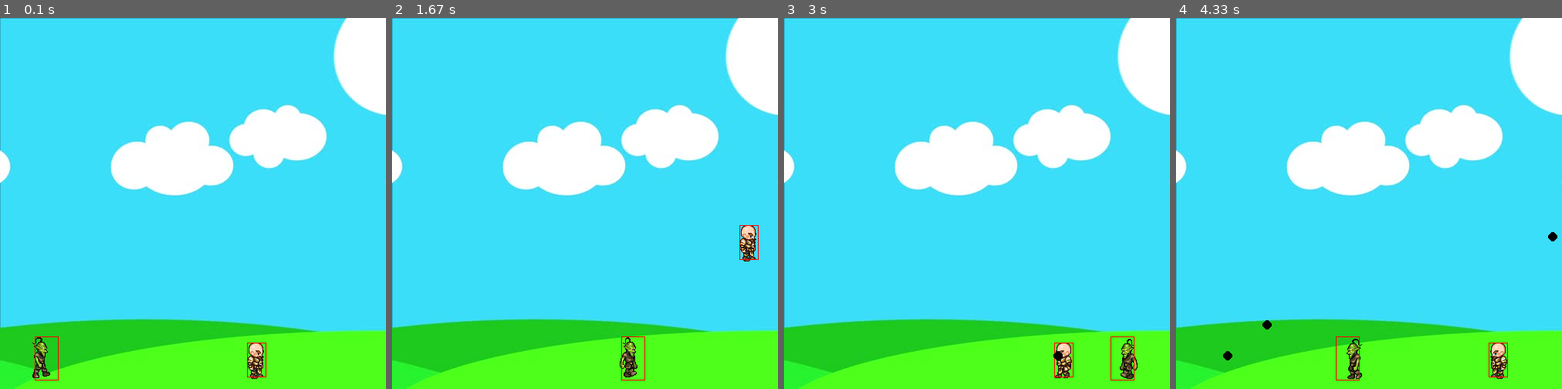
Above: before the commit, frames 1-4 (left to right).
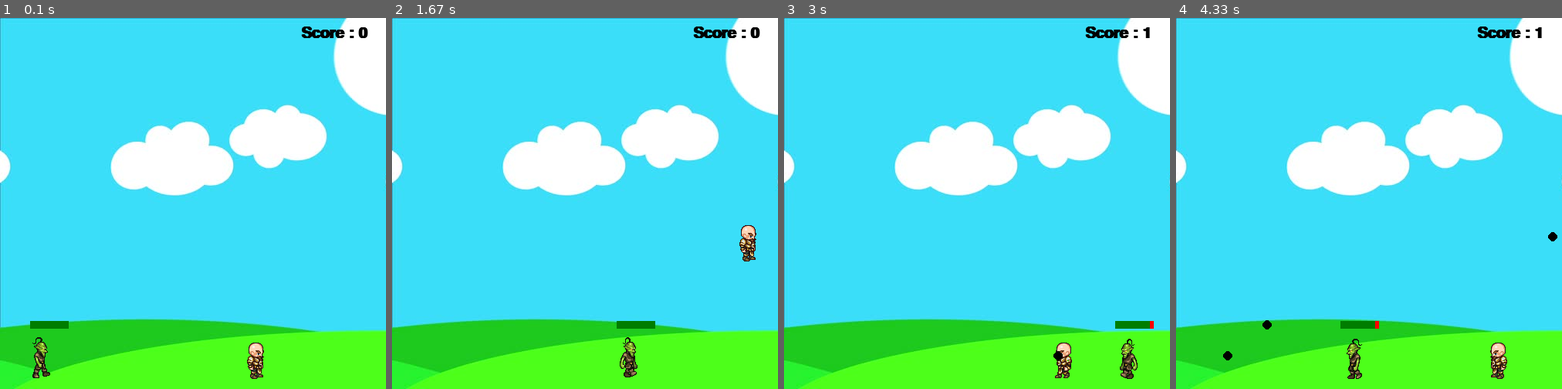
Above: after the commit, the same moments.

Repository: shunny13/PygameTutorial
Game: pygame game, started from main.py
Two runs of this game, one before a commit and one after it. Both use one fixed random seed, a clock stepped at 60 frames per second and the inputs below.
Inputs:
- Up to frame 1 (0.1 s): no input
- Up to frame 2 (1.67 s): hold Space 0.33-0.8 s; hold Right 0.33-0.8 s; hold Right 0.83-1.3 s; tap Space at 0.9, 1.2, 1.4 s; hold Up 1.33-1.63 s
- Up to frame 3 (3 s): hold Right 1.67-2.13 s; tap Space at 1.73, 2.03, 2.23, 2.53, 2.8 s; hold Left 2.17-2.7 s; hold Left from 2.73 s (still down)
- Up to frame 4 (4.33 s): tap Space at 3.1, 3.23, 3.63, 3.93, 4.3 s; release Left at 3.13 s; hold Up 3.17-3.53 s; hold Right 3.57-4.2 s; hold Left from 4.23 s (still down)

The runs differ from the first frame. In frame 1, 0.6% of the frame differs, in the area x 7-96%, y 2-98%; in frame 2, 0.6%; in frame 3, 0.6%; in frame 4, 0.6%.

Commit message:
PROJECT OVER

Diff:
--- a/ennemy.py
+++ b/ennemy.py
@@ -26,6 +26,8 @@
         self.path = [self.x, self.end]
         self.walkCount = 0
         self.vel = vel
+        self.health = 10
+        self.visible = True
 
         self.hitx = self.x+17
         self.hity = self.y+2
@@ -36,18 +38,22 @@
 
     def draw(self, win):
         self.move()
-        if self.walkCount + 1 >= 33:
-            self.walkCount = 0
-        if self.vel > 0:
-            win.blit(self.walkRight[self.walkCount // 3], (self.x, self.y))
-            self.walkCount += 1
-        else:
-            win.blit(self.walkLeft[self.walkCount // 3], (self.x, self.y))
-            self.walkCount += 1
-        self.hitx = self.x+17
-        self.hity = self.y+2
-        self.hitbox = (self.x+17, self.y+2, 31, 57)
-        pygame.draw.rect(win, (255, 0, 0), self.hitbox, 1)
+        if self.visible:
+            if self.walkCount + 1 >= 33:
+                self.walkCount = 0
+            if self.vel > 0:
+                win.blit(self.walkRight[self.walkCount // 3], (self.x, self.y))
+                self.walkCount += 1
+            else:
+                win.blit(self.walkLeft[self.walkCount // 3], (self.x, self.y))
+                self.walkCount += 1
+            self.hitx = self.x+17
+            self.hity = self.y+2
+            pygame.draw.rect(win, (255, 0, 0), (self.hitbox[0], self.hitbox[1]-20, 50, 10))
+            pygame.draw.rect(win, (0, 125, 0),
+                             (self.hitbox[0], self.hitbox[1]-20, 50-((50/10)*(10-self.health)), 10))
+            self.hitbox = (self.x+17, self.y+2, 31, 57)
+            # pygame.draw.rect(win, (255, 0, 0), self.hitbox, 1)
 
     def move(self):
         if self.vel > 0:
@@ -64,6 +70,10 @@
                 self.walkCount = 0
 
     def hit(self):
+        if self.health > 0:
+            self.health -= 1
+        else:
+            self.visible = False
         print("hit")
 
     def attacks(self, player):
--- a/main.py
+++ b/main.py
@@ -3,6 +3,7 @@
 import projectile
 from animations import *
 import ennemy
+from time import *
 # Initialisation
 pygame.init()
 
@@ -19,6 +20,15 @@
 # Getting the clock in order to fix the FPS
 clock = pygame.time.Clock()
 
+bulletSound = pygame.mixer.Sound('sounds/bullet.wav')
+#hitSound = pygame.mixer.Sound('sounds/hit.wav')
+
+#music = pygame.mixer.music.load('sounds/music.mp3')
+# pygame.mixer.music.play(-1)
+# pygame.mixer.music.load('music.mp3')
+# pygame.mixer.music.play()
+# time.sleep(2)
+# pygame.mixer.music.stop()
 
 # Initialise the player and the start of the run
 run = True
@@ -27,11 +37,15 @@
 goblin = ennemy.Ennemy(16, 410, 64, 64, 450, 6)
 shootLoop = 0  # not to spam the bullets
 biteLoop = 0  # not to get spammed by zombies
+score = 0
+font = pygame.font.SysFont('comicsans', 30, True)
 # The refresh window part
 
 
 def redrawGameWindow():
     win.blit(bg, (0, 0))
+    text = font.render("Score : "+str(score), 1, (0, 0, 0))
+    win.blit(text, (390, 10))
     player.draw(win)
     goblin.draw(win)
     for bullet in bullets:
@@ -64,6 +78,8 @@
     for bullet in bullets:
         if bullet.hits(goblin):
             goblin.hit()
+            # hitSound.play()
+            score += 1
             bullets.pop(bullets.index(bullet))
         if bullet.x < game_w and bullet.x > 0:
             bullet.x += bullet.vel
@@ -77,6 +93,7 @@
         run = False  # Stop the run if we press Escape
 
     if keys[pygame.K_SPACE] and shootLoop == 0:
+
         if player.left:
             facing = -1
         else:
@@ -90,6 +107,7 @@
                 facing
             ))
         shootLoop = 1
+        bulletSound.play()
 
     if keys[pygame.K_LEFT] and player.x >= player.vel:
         player.x -= player.vel
--- a/player.py
+++ b/player.py
@@ -44,4 +44,4 @@
         self.hitx = self.x+20
         self.hity = self.y+15
         self.hitbox = (self.x+20, self.y+15, 25, 45)
-        pygame.draw.rect(win, (255, 0, 0), self.hitbox, 1)
+        #pygame.draw.rect(win, (255, 0, 0), self.hitbox, 1)
Not shown, changed: assets/music.mp3
Not shown, added: music.mp3
Not shown, added: sound/bullet.mp3
Not shown, added: sound/bullet.wav
Not shown, added: sound/hit.mp3
Not shown, added: sound/hit.wav
Not shown, added: sound/music.mp3
Not shown, added: sound/music.wav
